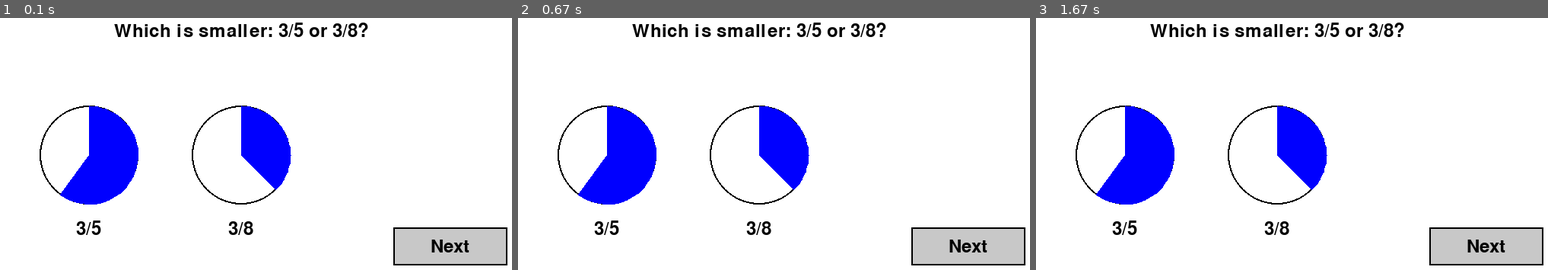
Above: before the commit, frames 1-3 (left to right).
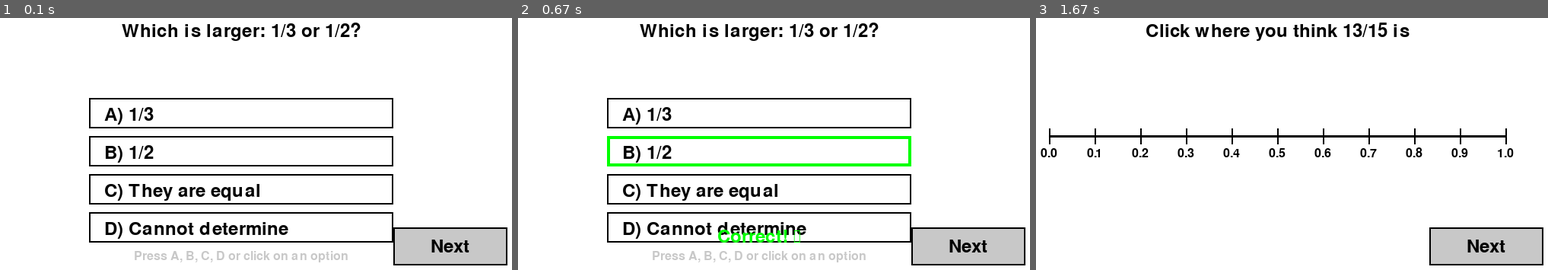
Above: after the commit, the same moments.

Repository: gulyakovaop-cloud/learn-fractions
Game: pygame game, started from learn_pygame_solid.py
Same seed, same stepped clock (60 frames per second), same inputs: the game is played once before the commit and once after it.
Inputs:
- Up to frame 1 (0.1 s): no input
- Up to frame 2 (0.67 s): tap B at 0.33 s
- Up to frame 3 (1.67 s): tap Enter at 0.67, 1 s

The runs differ from the first frame. In frame 1, 13% of the frame differs, in the area x 7-77%, y 1-97%; in frame 2, 14%; in frame 3, 9.4%.

Commit message:
Add AdvancedFractionComparisonExercise and update GameManager to handle input events

Diff:
--- a/core/game_manager.py
+++ b/core/game_manager.py
@@ -100,40 +100,44 @@
         self._draw_button("Next", self.BUTTON_X, self.BUTTON_Y,
                          self.BUTTON_WIDTH, self.BUTTON_HEIGHT)
 
-    def handle_click(self, mouse_x: int, mouse_y: int) -> bool:
+    def handle_input(self, event) -> bool:
         """
-        Handle a mouse click event.
+        Handle input events (mouse and keyboard).
 
         Args:
-            mouse_x, mouse_y: Mouse coordinates
+            event: Pygame event
 
         Returns:
-            True if the click was handled (next button or valid guess area)
+            True if the event was handled
         """
-        # Check if next button clicked
-        if (self.BUTTON_X <= mouse_x <= self.BUTTON_X + self.BUTTON_WIDTH and
-            self.BUTTON_Y <= mouse_y <= self.BUTTON_Y + self.BUTTON_HEIGHT):
-            if self.guess_made:
+        if event.type == pygame.MOUSEBUTTONDOWN:
+            return self.handle_click(event.pos[0], event.pos[1])
+        elif event.type == pygame.KEYDOWN:
+            return self._handle_keydown(event)
+        return False
+
+    def _handle_keydown(self, event) -> bool:
+        """
+        Handle keyboard input.
+
+        Args:
+            event: Pygame KEYDOWN event
+
+        Returns:
+            True if the key was handled
+        """
+        if self.guess_made:
+            # Check for next question key
+            if event.key == pygame.K_SPACE or event.key == pygame.K_RETURN:
                 self.next_question()
                 return True
-
-        # Check if click is in exercise area (delegate to current exercise if it has click handling)
-        if not self.guess_made and self.current_exercise:
-            # For exercises with custom click handling (like fraction comparison)
-            if hasattr(self.current_exercise, 'handle_click'):
-                guess = self.current_exercise.handle_click((mouse_x, mouse_y))
+        else:
+            # Let current exercise handle keyboard input
+            if self.current_exercise and hasattr(self.current_exercise, 'handle_input'):
+                guess = self.current_exercise.handle_input(event)
                 if guess is not None:
                     self.make_guess(guess)
                     return True
-            # For number line exercise
-            elif hasattr(self.current_exercise, 'get_click_position'):
-                line_start_x = getattr(self.current_exercise, 'LINE_START_X', 100)
-                line_end_x = getattr(self.current_exercise, 'LINE_END_X', 700)
-                if line_start_x <= mouse_x <= line_end_x:
-                    guess_value = self.current_exercise.get_click_position(mouse_x)
-                    self.make_guess(guess_value)
-                    return True
-
         return False
 
     def _draw_button(self, text: str, x: int, y: int, width: int, height: int,
--- /dev/null
+++ b/exercises/advanced_fraction_comparison_exercise.py
@@ -0,0 +1,232 @@
+import random
+from fractions import Fraction
+from typing import Tuple, Any, Optional, List, Dict
+import pygame
+
+from core.exercise import Exercise
+
+
+class AdvancedFractionComparisonExercise(Exercise):
+    """Advanced exercise for comparing fractions without visual aids - text-only multiple choice."""
+
+    def __init__(self, difficulty: str = "medium"):
+        self.frac1: Optional[Fraction] = None
+        self.frac2: Optional[Fraction] = None
+        self.correct_answer: Optional[Fraction] = None
+        self.question_type: Optional[str] = None  # "larger" or "smaller"
+        self.options: List[str] = []  # List of 4 multiple choice options
+        self.difficulty = difficulty
+        self.question_text = ""
+
+        # UI layout constants
+        self.OPTION_HEIGHT = 40
+        self.OPTION_SPACING = 10
+        self.OPTION_START_Y = 150
+        self.OPTION_WIDTH = 400
+        self.OPTION_START_X = 200
+
+        # Colors
+        self.BLACK = (0, 0, 0)
+        self.WHITE = (255, 255, 255)
+        self.GREEN = (0, 255, 0)
+        self.RED = (255, 0, 0)
+        self.ORANGE = (255, 165, 0)
+        self.BLUE = (0, 0, 255)
+        self.GRAY = (200, 200, 200)
+        self.LIGHT_BLUE = (173, 216, 230)
+
+    def generate_question(self) -> Tuple[str, Any]:
+        """Generate a text-only fraction comparison question."""
+        # Generate two different fractions based on difficulty
+        self.frac1, self.frac2 = self._generate_fraction_pair()
+
+        # Randomly choose question type
+        self.question_type = random.choice(["larger", "smaller"])
+
+        # Determine correct answer
+        if self.question_type == "larger":
+            self.correct_answer = max(self.frac1, self.frac2, key=float)
+            self.question_text = f"Which is larger: {self.frac1} or {self.frac2}?"
+        else:
+            self.correct_answer = min(self.frac1, self.frac2, key=float)
+            self.question_text = f"Which is smaller: {self.frac1} or {self.frac2}?"
+
+        # Generate multiple choice options
+        self.options = self._generate_options()
+
+        return self.question_text, self.correct_answer
+
+    def validate_guess(self, guess: Any) -> Tuple[bool, float]:
+        """Validate the selected option."""
+        if guess is None:
+            return False, 0.0
+
+        is_correct = (guess == self.correct_answer)
+        accuracy = 1.0 if is_correct else 0.0
+
+        return is_correct, accuracy
+
+    def get_type(self) -> str:
+        return f"advanced_fraction_comparison_{self.difficulty}"
+
+    def render_question(self, screen, fonts: dict):
+        """Render the text-only question with multiple choice options."""
+        # Draw question text
+        font = fonts.get('main', fonts.get('font'))
+        if font:
+            question_surf = font.render(self.question_text, True, self.BLACK)
+            screen.blit(question_surf, (400 - question_surf.get_width()//2, 50))
+
+        # Draw multiple choice options
+        for i, option in enumerate(self.options):
+            self._draw_option(screen, fonts, option, i)
+
+        # Draw instructions
+        small_font = fonts.get('small', fonts.get('font'))
+        if small_font:
+            instruction = "Press A, B, C, D or click on an option"
+            inst_surf = small_font.render(instruction, True, self.GRAY)
+            screen.blit(inst_surf, (400 - inst_surf.get_width()//2, 350))
+
+    def render_feedback(self, screen, guess: Any, correct: Any, fonts: dict):
+        """Render feedback showing selected and correct answers."""
+        # Show selected answer
+        if guess:
+            selected_index = self._get_selected_index(guess)
+            if selected_index is not None:
+                self._highlight_option(screen, selected_index, "selected")
+
+        # Show correct answer
+        correct_index = self._get_selected_index(correct)
+        if correct_index is not None:
+            self._highlight_option(screen, correct_index, "correct")
+
+        # Show result text
+        self._draw_result_text(screen, fonts, guess == correct)
+
+    def handle_input(self, event) -> Any:
+        """Handle keyboard or mouse input for multiple choice selection."""
+        if event.type == pygame.KEYDOWN:
+            if event.key == pygame.K_a:
+                return self._get_option_value(0)
+            elif event.key == pygame.K_b:
+                return self._get_option_value(1)
+            elif event.key == pygame.K_c:
+                return self._get_option_value(2)
+            elif event.key == pygame.K_d:
+                return self._get_option_value(3)
+        elif event.type == pygame.MOUSEBUTTONDOWN:
+            return self._handle_mouse_click(event.pos)
+
+        return None
+
+    def _generate_fraction_pair(self) -> Tuple[Fraction, Fraction]:
+        """Generate two different fractions based on difficulty level."""
+        config = self._get_difficulty_config()
+
+        while True:
+            d1 = random.choice(config["denominators"])
+            n1 = random.randint(1, min(d1 - 1, int(config["max_value"] * d1)))
+            frac1 = Fraction(n1, d1)
+
+            d2 = random.choice(config["denominators"])
+            n2 = random.randint(1, min(d2 - 1, int(config["max_value"] * d2)))
+            frac2 = Fraction(n2, d2)
+
+            if frac1 != frac2:  # Ensure they're different
+                return frac1, frac2
+
+    def _generate_options(self) -> List[str]:
+        """Generate 4 multiple choice options."""
+        return [
+            f"A) {self.frac1}",
+            f"B) {self.frac2}",
+            f"C) They are equal",
+            f"D) Cannot determine"
+        ]
+
+    def _get_difficulty_config(self) -> Dict:
+        """Get configuration for current difficulty level."""
+        configs = {
+            "easy": {"denominators": [2, 3, 4], "max_value": 1.0},
+            "medium": {"denominators": [2, 3, 4, 5, 6, 8], "max_value": 1.2},
+            "hard": {"denominators": [2, 3, 4, 5, 6, 7, 8, 9, 10, 12], "max_value": 1.5}
+        }
+        return configs.get(self.difficulty, configs["medium"])
+
+    def _draw_option(self, screen, fonts: dict, option_text: str, index: int):
+        """Draw a multiple choice option."""
+        y = self.OPTION_START_Y + index * (self.OPTION_HEIGHT + self.OPTION_SPACING)
+
+        # Draw option background
+        rect = pygame.Rect(self.OPTION_START_X, y, self.OPTION_WIDTH, self.OPTION_HEIGHT)
+        pygame.draw.rect(screen, self.WHITE, rect)
+        pygame.draw.rect(screen, self.BLACK, rect, 2)
+
+        # Draw option text
+        font = fonts.get('main', fonts.get('font'))
+        if font:
+            text_surf = font.render(option_text, True, self.BLACK)
+            screen.blit(text_surf, (self.OPTION_START_X + 20, y + 10))
+
+        # Highlight on hover
+        mouse_pos = pygame.mouse.get_pos()
+        if rect.collidepoint(mouse_pos):
+            pygame.draw.rect(screen, self.LIGHT_BLUE, rect, 3)
+
+    def _handle_mouse_click(self, pos: tuple) -> Any:
+        """Handle mouse click on options."""
+        for i in range(4):
+            rect = self._get_option_rect(i)
+            if rect.collidepoint(pos):
+                return self._get_option_value(i)
+        return None
+
+    def _get_option_value(self, index: int) -> Any:
+        """Get the value of a selected option."""
+        if index == 0:
+            return self.frac1
+        elif index == 1:
+            return self.frac2
+        else:
+            return None  # "Equal" or "Cannot determine" are invalid choices
+
+    def _get_option_rect(self, index: int) -> pygame.Rect:
+        """Get the rectangle for an option."""
+        y = self.OPTION_START_Y + index * (self.OPTION_HEIGHT + self.OPTION_SPACING)
+        return pygame.Rect(self.OPTION_START_X, y, self.OPTION_WIDTH, self.OPTION_HEIGHT)
+
+    def _highlight_option(self, screen, index: int, highlight_type: str):
+        """Highlight a selected option."""
+        y = self.OPTION_START_Y + index * (self.OPTION_HEIGHT + self.OPTION_SPACING)
+        rect = pygame.Rect(self.OPTION_START_X, y, self.OPTION_WIDTH, self.OPTION_HEIGHT)
+
+        color = {
+            "selected": self.ORANGE,
+            "correct": self.GREEN,
+            "incorrect": self.RED
+        }.get(highlight_type, self.BLACK)
+
+        pygame.draw.rect(screen, color, rect, 4)
+
+    def _get_selected_index(self, value) -> Optional[int]:
+        """Get the index of the selected option."""
+        if value == self.frac1:
+            return 0
+        elif value == self.frac2:
+            return 1
+        return None
+
+    def _draw_result_text(self, screen, fonts: dict, is_correct: bool):
+        """Draw result message."""
+        if is_correct:
+            text = "Correct! ✓"
+            color = self.GREEN
+        else:
+            text = "Incorrect ✗"
+            color = self.RED
+
+        font = fonts.get('main', fonts.get('font'))
+        if font:
+            text_surf = font.render(text, True, color)
+            screen.blit(text_surf, (400 - text_surf.get_width()//2, 320))
--- a/learn_pygame_solid.py
+++ b/learn_pygame_solid.py
@@ -4,6 +4,7 @@
 from core.game_manager import GameManager
 from exercises.number_line_exercise import NumberLineExercise
 from exercises.fraction_comparison_exercise import FractionComparisonExercise
+from exercises.advanced_fraction_comparison_exercise import AdvancedFractionComparisonExercise
 
 
 def main():
@@ -37,6 +38,9 @@
     exercises = [
         NumberLineExercise(),
         FractionComparisonExercise(),
+        AdvancedFractionComparisonExercise(difficulty="easy"),
+        AdvancedFractionComparisonExercise(difficulty="medium"),
+        AdvancedFractionComparisonExercise(difficulty="hard"),
     ]
 
     # Create game manager
@@ -54,9 +58,9 @@
         for event in pygame.event.get():
             if event.type == pygame.QUIT:
                 running = False
-            elif event.type == pygame.MOUSEBUTTONDOWN:
-                mouse_x, mouse_y = event.pos
-                game_manager.handle_click(mouse_x, mouse_y)
+            else:
+                # Let game manager handle all input events (mouse and keyboard)
+                game_manager.handle_input(event)
 
         # Render everything
         game_manager.render()
